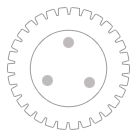
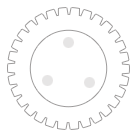
The second 137 × 137 image is a revision of the first. Changes to its layers:
"lugs": opacity 100% → 39% over [42, 37, 95, 88]
